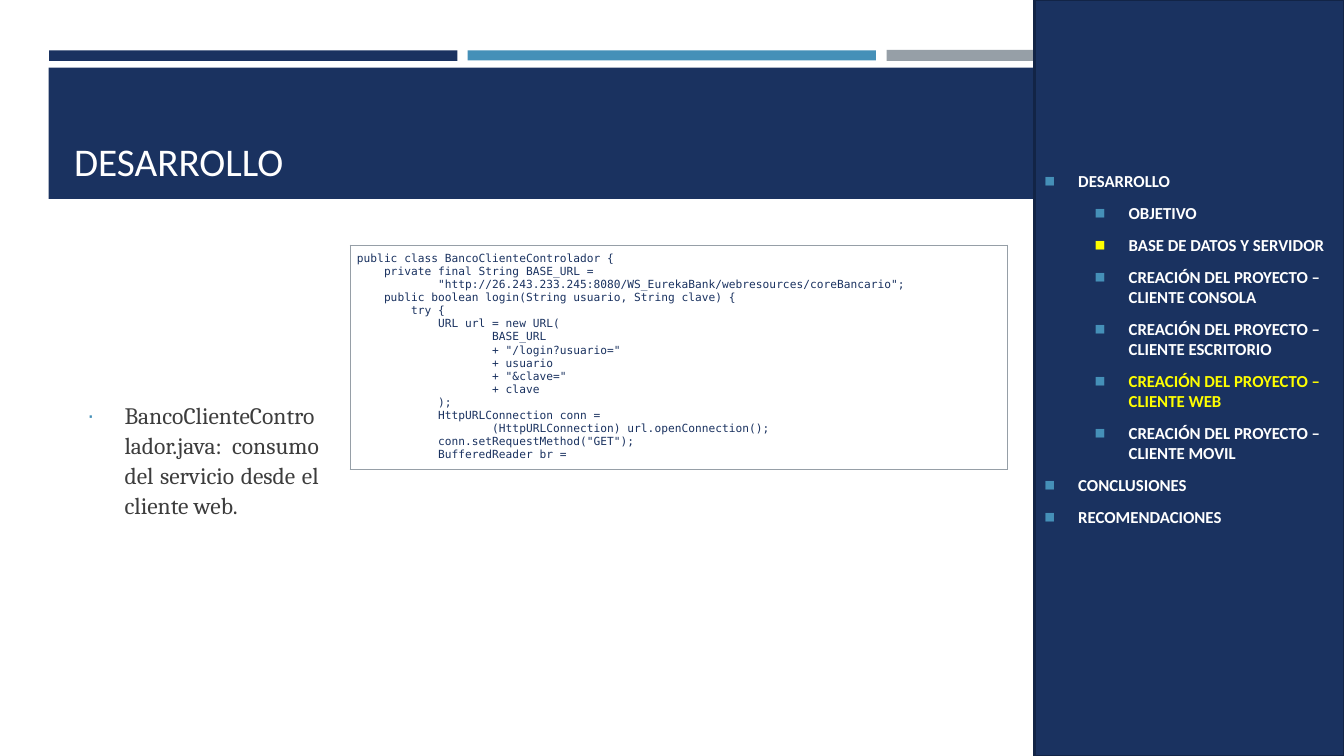
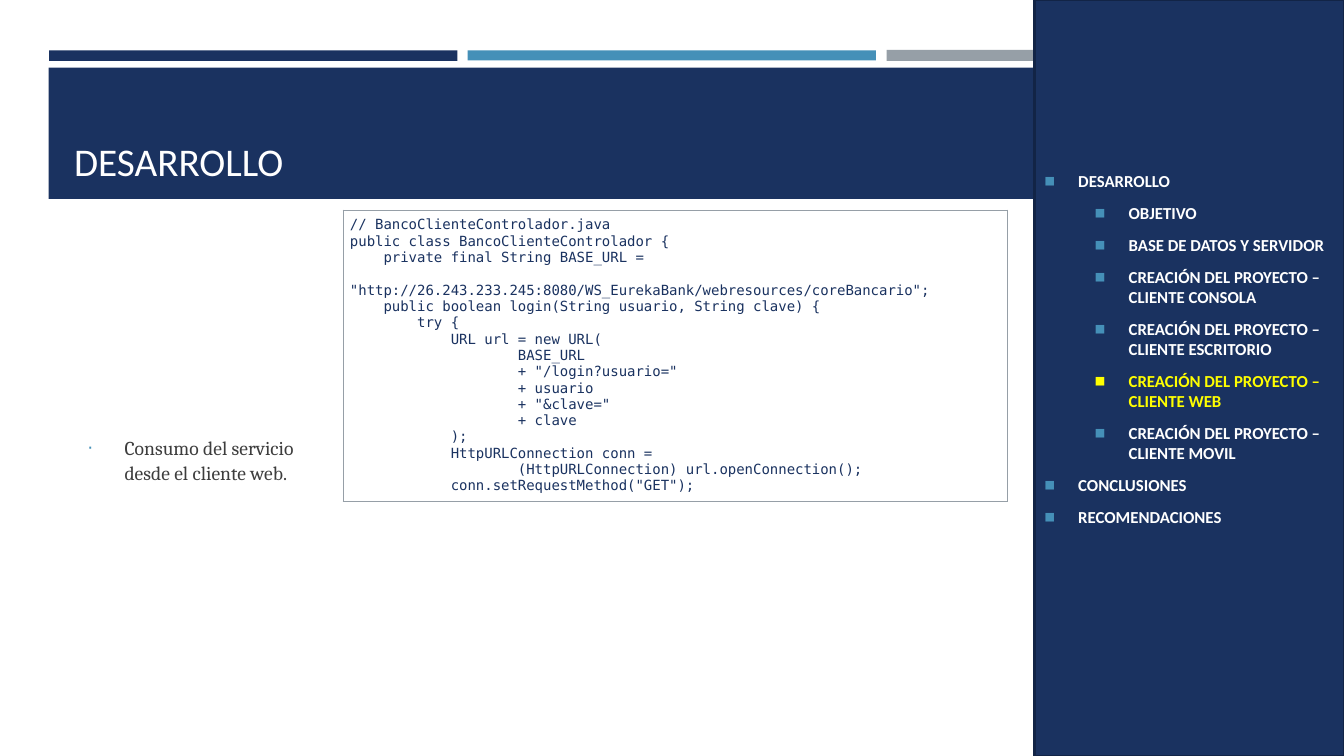
Before and after one commit to MATEOCAIZA/TG.1.3.-PAO202651_EUREKA_BDD_LOCAL_RESTFUL_JAVA_NRC36884_GR06, a slide deck: slide 17 of 05. DOCUMENTACION/PRESENTACION TG.1.3. EUREKABANK RESTFUL con BDD LOCAL en JAVA GR06.pptx. Drawn at 1344x756 pixels with LibreOffice and Linux fonts; fonts in the diff are those of the drawing. Boxes give left, top, right and bottom in pixels: in the first picture for what was removed or moved away, otherwise in the second. Text is boxed around its words. In the diff, an @@ line names an element or a change of style, - is before the commit and + after.

```diff
--- a/05. DOCUMENTACION/PRESENTACION TG.1.3. EUREKABANK RESTFUL con BDD LOCAL en JAVA GR06.pptx
+++ b/05. DOCUMENTACION/PRESENTACION TG.1.3. EUREKABANK RESTFUL con BDD LOCAL en JAVA GR06.pptx
@@ table at bbox=[343, 210, 1008, 497] @@
@@ row 1, column 1: "public class BancoClienteControlador { / private final String BASE_URL = / "http://26.243.233.245:8080/WS_EurekaBank/webresources/coreBancario"; / public boolean login(String usuario, String clave) { / try { / URL url = new URL( / BASE_URL / + "/login?usuario=" / + usuario / + "&clave=" / + clave / ); / HttpURLConnection conn = / (HttpURLConnection) url.openConnection(); / conn.setRequestMethod("GET"); / BufferedReader br =" to "// BancoClienteControlador.java / public class BancoClienteControlador { / private final String BASE_URL = / "http://26.243.233.245:8080/WS_EurekaBank/webresources/coreBancario"; / public boolean login(String usuario, String clave) { / try { / URL url = new URL( / BASE_URL / + "/login?usuario=" / + usuario / + "&clave=" / + clave / ); / HttpURLConnection conn = / (HttpURLConnection) url.openConnection(); / conn.setRequestMethod("GET");" @@
@@ table: place and size @@
-table at bbox=[350, 245, 1008, 469]
+table at bbox=[343, 210, 1008, 497]
@@ text at bbox=[125, 441, 294, 480]: text changed; size 16.8 to 14 pt @@
-∙ BancoClienteControlador.java: consumo del servicio desde el cliente web.
+∙ Consumo del servicio desde el cliente web.
```
Also in this commit, not shown: 21 other slides changed, 3 other files.
